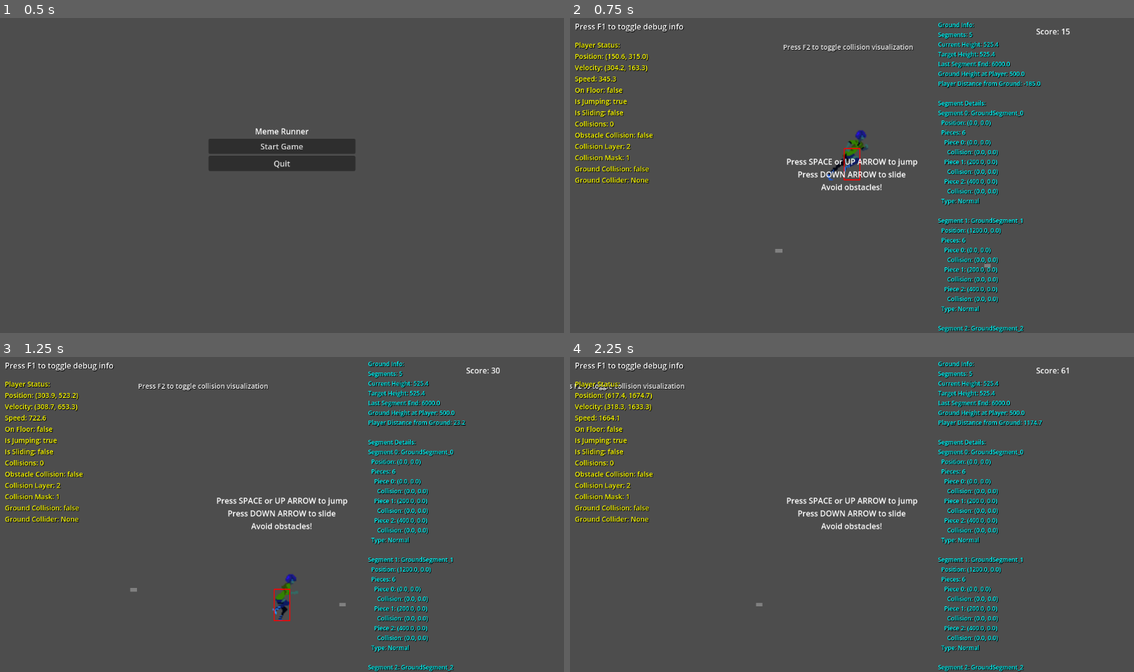
Above: before the commit, frames 1-4 (two rows, left to right).
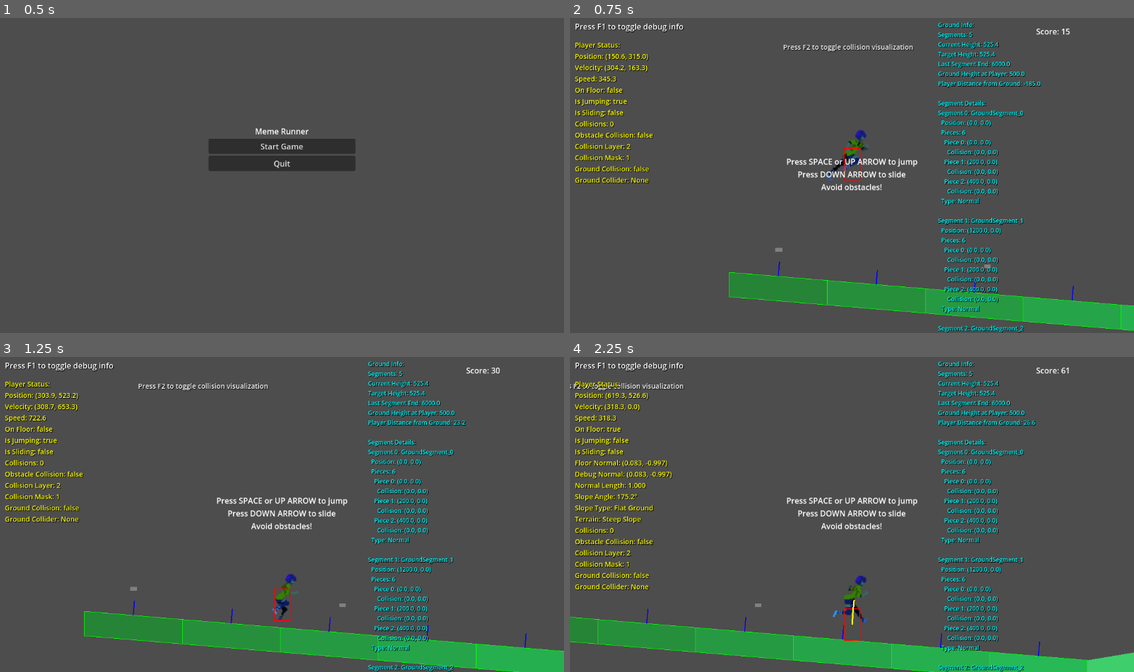
Above: after the commit, the same moments.

Repository: DeweyHur/meme_runner
Game: Godot game, scene res://scenes/MainMenu.tscn
Same seed, same stepped clock (60 frames per second), same inputs: the game is played once before the commit and once after it.
Inputs:
- Up to frame 1 (0.5 s): no input
- Up to frame 2 (0.75 s): click "Start Game" at 0.5 s
- Up to frame 3 (1.25 s): no input
- Up to frame 4 (2.25 s): tap Space (jump) at 1.25, 1.52, 2 s; hold Shift (slide) 1.28-2.03 s; hold Up (ui_up) from 1.28 s (still down); tap Shift (slide) at 2.1 s

Frame 1 is identical in both runs. In frame 2, 5.7% of the frame differs, in the area x 28-100%, y 72-100%; in frame 3, 6.8%; in frame 4, 10%, in the area x 0-100%, y 8-100%.

Commit message:
Fix ground generation: implement edge height precomputation for seamless connections
- Refactor ground segment creation to precompute N+1 edge heights for N pieces
- Each piece now uses exact left/right edge heights from precomputed array
- Eliminates all connection mismatches between adjacent ground pieces
- Add comprehensive rules to README to prevent future regressions
- Update validation to check actual polygon points from collision shapes
- Remove old prev/next/center height logic that caused gaps

This ensures piece N's right edge always matches piece N+1's left edge,
preventing player from falling through or getting stuck on ground seams.

Diff:
--- a/project.godot
+++ b/project.godot
@@ -19,11 +19,11 @@
 
 jump={
 "deadzone": 0.5,
-"events": [Object(InputEventKey,"resource_local_to_scene":fa …(171 unchanged characters)… _keycode":0,"key_label":0,"unicode":32,"echo":false,"script":null)
+"events": [Object(InputEventKey,"resource_local_to_scene":fa …(171 unchanged characters)… _keycode":0,"key_label":0,"unicode":32,"location":0,"echo":false,"script":null)
 ]
 }
 slide={
 "deadzone": 0.5,
-"events": [Object(InputEventKey,"resource_local_to_scene":fa …(175 unchanged characters)… l_keycode":0,"key_label":0,"unicode":0,"echo":false,"script":null)
+"events": [Object(InputEventKey,"resource_local_to_scene":fa …(175 unchanged characters)… l_keycode":0,"key_label":0,"unicode":0,"location":0,"echo":false,"script":null)
 ]
 }
--- a/scenes/Player.tscn
+++ b/scenes/Player.tscn
@@ -59,7 +59,7 @@
 sprite_frames = SubResource("SpriteFrames_jfpux")
 animation = &"run"
 autoplay = "run"
-frame_progress = 0.598475
+frame_progress = 0.923893
 
 [node name="Camera2D" type="Camera2D" parent="."]
 position_smoothing_enabled = true
--- a/scripts/CollisionVisualizer.gd
+++ b/scripts/CollisionVisualizer.gd
@@ -152,40 +152,39 @@
 		add_child(collision_line)
 		collision_lines.append(collision_line)
 
-		# Draw collision box
-		var points = []
-		if collision_shape.shape is RectangleShape2D:
-			var rect = collision_shape.shape as RectangleShape2D
-			var size = rect.size
-			var pos = segment_position + piece.position + collision_shape.position
-
-			# Create rectangle points
-			points = [
-				pos + Vector2(-size.x/2, -size.y/2),  # Top-left
-				pos + Vector2(size.x/2, -size.y/2),   # Top-right
-				pos + Vector2(size.x/2, size.y/2),    # Bottom-right
-				pos + Vector2(-size.x/2, size.y/2),   # Bottom-left
-				pos + Vector2(-size.x/2, -size.y/2)   # Back to start
-			]
-
+		# Draw collision polygon (ConvexPolygonShape2D)
+		if collision_shape.shape is ConvexPolygonShape2D:
+			var poly = collision_shape.shape as ConvexPolygonShape2D
+			var points = []
+			for p in poly.points:
+				points.append(segment_position + piece.position + collision_shape.position + p)
+			# Close the polygon
+			if points.size() > 0:
+				points.append(points[0])
 			collision_line.points = points
 
-			# Draw normal vector (pointing upward from top surface)
-			var normal_line = Line2D.new()
-			normal_line.width = 2.0
-			normal_line.default_color = Color.BLUE
-			normal_line.z_index = 51
-			add_child(normal_line)
-			normal_lines.append(normal_line)
+			# Draw normal at the center of the top edge (between first two points)
+			if points.size() >= 2:
+				var top_left = points[0]
+				var top_right = points[1]
+				var edge_center = (top_left + top_right) / 2.0
+				var edge_dir = (top_right - top_left).normalized()
+				var normal = Vector2(-edge_dir.y, edge_dir.x).normalized()  # Perpendicular
+				# Ensure normal points "upward" (away from ground)
+				if normal.y > 0:
+					normal = -normal
+				var normal_end = edge_center + normal * 30.0
 
-			var normal_start = pos + Vector2(0, -size.y/2)  # Top center of collision box
-			var normal_end = normal_start + Vector2(0, -30.0)  # 30 pixel upward normal
-
-			normal_line.points = [normal_start, normal_end]
-
-			# Add arrowhead to normal
-			var arrow_points = create_arrowhead(normal_start, normal_end, 8.0)
-			normal_line.points.append_array(arrow_points)
+				var normal_line = Line2D.new()
+				normal_line.width = 2.0
+				normal_line.default_color = Color.BLUE
+				normal_line.z_index = 51
+				add_child(normal_line)
+				normal_lines.append(normal_line)
+				normal_line.points = [edge_center, normal_end]
+				# Add arrowhead
+				var arrow_points = create_arrowhead(edge_center, normal_end, 8.0)
+				normal_line.points.append_array(arrow_points)
 
 func create_arrowhead(start: Vector2, end: Vector2, size: float) -> Array[Vector2]:
 	var direction = (end - start).normalized()
--- a/scripts/Player.gd
+++ b/scripts/Player.gd
@@ -53,11 +53,11 @@
 
 		# Check for 180 degree angle (floor normal pointing straight down)
 		if floor_normal.y < -0.99 and abs(floor_normal.x) < 0.1:
-			debug_info["slope_type"] = "180° Angle Detected"
-			debug_info["invalid_reason"] = "Floor normal pointing down: (%.3f, %.3f)" % [floor_normal.x, floor_normal.y]
-			print("180° angle detected! Floor normal: ", floor_normal)
-			# Force player to fall
-			velocity.y += gravity * 2.0
+			# This is actually flat ground, not a 180° angle
+			# The normal pointing down (-1, 0) is correct for flat ground
+			debug_info["slope_type"] = "Flat Ground"
+			debug_info["slope_angle"] = 0.0
+			# Don't force fall - this is normal behavior
 			return
 
 		# Validate floor normal to prevent invalid angles
@@ -69,18 +69,27 @@
 			return
 
 		# If we're on a slope (not flat ground)
-		if floor_normal.y > -0.9:  # Greater than -0.9 means we're on a slope
+		# Check if the normal has a significant X component (indicating slope)
+		if abs(floor_normal.x) > 0.1:  # Significant horizontal component means slope
 			# Calculate slope angle (use absolute value since normal is negative)
 			var slope_angle = acos(abs(floor_normal.y))
 			debug_info["slope_angle"] = slope_angle
 
 			# If slope is walkable (less than 45 degrees)
 			if slope_angle < 0.785398:  # 45 degrees in radians (PI/4)
+				# Calculate the slope direction (positive = uphill, negative = downhill)
+				var slope_direction = -floor_normal.x  # Negative because normal points away from surface
+
 				# Adjust velocity to move along the slope
-				var slope_velocity = velocity.x / cos(slope_angle)
-				velocity.y = -slope_velocity * sin(slope_angle)
+				# For uphill: reduce horizontal speed, add upward velocity
+				# For downhill: maintain horizontal speed, add downward velocity
+				if slope_direction > 0:  # Uphill
+					velocity.y = -velocity.x * slope_direction * 0.5
+				else:  # Downhill
+					velocity.y = -velocity.x * slope_direction * 0.3
+
 				debug_info["slope_type"] = "Walkable"
-				debug_info["slope_velocity"] = slope_velocity
+				debug_info["slope_direction"] = slope_direction
 			else:
 				# Too steep, slide down
 				velocity.y += gravity * 0.5
--- a/scripts/ProceduralGround.gd
+++ b/scripts/ProceduralGround.gd
@@ -191,153 +191,182 @@
 	var segment = Node2D.new()
 	segment.name = "GroundSegment_" + str(segments.size())
 
-	# Create multiple ground pieces for this segment
-	print("Creating %d ground pieces for segment..." % length)
+	# Precompute edge heights (N+1 for N pieces)
+	var edge_heights = []
+	for i in range(length + 1):
+		var progress = float(i) / float(length)
+		var edge_height = calculate_edge_height(progress, terrain_type)
+		edge_heights.append(edge_height)
+
+	# Create ground pieces using edge heights
 	for i in range(length):
-		var ground_piece = create_ground_piece(i, length, terrain_type)
+		var ground_piece = create_ground_piece_with_edges(i, length, terrain_type, edge_heights)
 		segment.add_child(ground_piece)
 		print("Added ground piece %d to segment" % i)
 
+	# Validate all piece connections after all pieces are created
+	for i in range(length):
+		var piece = segment.get_child(i)
+		if piece is StaticBody2D:
+			validate_piece_connection(piece, i, length, edge_heights[i], edge_heights[i+1])
+
 	segment.position = Vector2(last_segment_end, 0)
 	add_child(segment)
-
 	return segment
 
-func create_ground_piece(index: int, total_length: int, terrain_type: String) -> StaticBody2D:
+func calculate_edge_height(progress: float, terrain_type: String) -> float:
+	# Use your existing logic for terrain types, but with progress in [0,1]
+	match terrain_type:
+		"normal":
+			return lerp(float(current_height), float(target_height), smoothness * progress)
+		"uphill":
+			return lerp(float(current_height), float(target_height), progress)
+		"downhill":
+			return lerp(float(current_height), float(target_height), progress)
+		"hill":
+			var hill_factor = 4.0 * progress * (1.0 - progress)
+			return lerp(float(current_height), float(target_height), hill_factor)
+		"valley":
+			var valley_factor = 1.0 - 4.0 * progress * (1.0 - progress)
+			return lerp(float(current_height), float(target_height), valley_factor)
+		"plateau":
+			var plateau_factor = smoothstep(0.2, 0.8, progress)
+			return lerp(float(current_height), float(target_height), plateau_factor)
+		"bumpy":
+			var noise_factor = sin(progress * PI * 2.0) * 0.3
+			return lerp(float(current_height), float(target_height), smoothness * progress) + noise_factor * 30.0
+		_:
+			return lerp(float(current_height), float(target_height), smoothness * progress)
+
+func create_ground_piece_with_edges(index: int, total_length: int, terrain_type: String, edge_heights: Array) -> StaticBody2D:
 	var ground_piece = StaticBody2D.new()
 	ground_piece.name = "GroundPiece_" + str(index)
-
-	# Set collision layer and mask for ground detection
-	ground_piece.collision_layer = 1  # Layer 1 for ground
-	ground_piece.collision_mask = 0   # Don't detect other objects
-
-	# Calculate height for this piece based on terrain type
-	var piece_height = calculate_piece_height(index, total_length, terrain_type)
-
-	# Calculate heights for adjacent pieces to create smooth slopes
-	var prev_height = piece_height
-	var next_height = piece_height
-
-	if index > 0:
-		prev_height = calculate_piece_height(index - 1, total_length, terrain_type)
-	if index < total_length - 1:
-		next_height = calculate_piece_height(index + 1, total_length, terrain_type)
+	ground_piece.collision_layer = 1
+	ground_piece.collision_mask = 0
+
+	var left_height = edge_heights[index]
+	var right_height = edge_heights[index+1]
 
 	# Create sloped collision shape
 	var collision = CollisionShape2D.new()
-	var shape = create_sloped_collision_shape(prev_height, piece_height, next_height, index, total_length)
+	var shape = create_sloped_collision_shape(left_height, right_height, index, total_length)
 	collision.shape = shape
-	# Position collision shape to match the visual positioning
-	collision.position = Vector2(0, 0)  # Position at piece center
+	collision.position = Vector2(0, 0)
 	ground_piece.add_child(collision)
-	print("Created collision shape for piece %d with %d points" % [index, shape.points.size() if shape is ConvexPolygonShape2D else 0])
+	print("Created collision shape for piece %d with points: %s" % [index, str(shape.points) if shape is ConvexPolygonShape2D else "N/A"])
 
 	# Create visual representation
-	var visual = create_sloped_ground_visual(prev_height, piece_height, next_height, index, total_length, terrain_type)
+	var visual = create_sloped_ground_visual(left_height, right_height, index, total_length, terrain_type)
 	ground_piece.add_child(visual)
 
-	# Position the piece
 	ground_piece.position = Vector2(index * segment_width, 0)
-
-	# Validate piece connection
-	validate_piece_connection(ground_piece, index, total_length, prev_height, piece_height, next_height)
-
-	# Debug: print collision setup
-	print("Created ground piece %d at height %.1f, prev: %.1f, next: %.1f" % [index, piece_height, prev_height, next_height])
-
+	print("Created ground piece %d, left: %.2f, right: %.2f" % [index, left_height, right_height])
 	return ground_piece
 
-func create_sloped_collision_shape(prev_height: float, current_height: float, next_height: float, index: int, total_length: int) -> Shape2D:
-	# Create a sloped collision shape that connects smoothly with adjacent pieces
+func create_sloped_collision_shape(left_height: float, right_height: float, index: int, total_length: int) -> Shape2D:
 	var shape = ConvexPolygonShape2D.new()
-
-	# Calculate the four corners of the sloped piece
 	var left_x = -segment_width / 2
 	var right_x = segment_width / 2
-
-	# Calculate the height at the left and right edges of this piece
-	var left_height = current_height
-	var right_height = current_height
-
-	# For slopes, interpolate between adjacent pieces
-	if index > 0 and index < total_length - 1:
-		# This piece is between two others - create a slope
-		left_height = prev_height
-		right_height = next_height
-	elif index == 0 and total_length > 1:
-		# First piece - slope to next piece
-		right_height = next_height
-	elif index == total_length - 1 and total_length > 1:
-		# Last piece - slope from previous piece
-		left_height = prev_height
-
-	# Top corners - create the slope
-	var top_left_y = -left_height
-	var top_right_y = -right_height
-
-	# Bottom corners - extend downward by ground_height
-	var bottom_left_y = -left_height + ground_height
-	var bottom_right_y = -right_height + ground_height
-
-	# Create the polygon points (clockwise order)
+	var top_left_y = left_height
+	var top_right_y = right_height
+	var bottom_left_y = left_height + ground_height
+	var bottom_right_y = right_height + ground_height
 	var points = [
-		Vector2(left_x, top_left_y),      # Top-left
-		Vector2(right_x, top_right_y),    # Top-right
-		Vector2(right_x, bottom_right_y), # Bottom-right
-		Vector2(left_x, bottom_left_y)    # Bottom-left
+		Vector2(left_x, top_left_y),
+		Vector2(right_x, top_right_y),
+		Vector2(right_x, bottom_right_y),
+		Vector2(left_x, bottom_left_y)
 	]
-
 	shape.points = points
-	print("Created sloped collision shape with points: %s" % str(points))
 	return shape
 
-func validate_piece_connection(piece: StaticBody2D, index: int, total_length: int, prev_height: float, current_height: float, next_height: float):
-	# Validate that this piece connects properly with adjacent pieces
-	var tolerance = 1.0  # Allow 1 unit of tolerance
-
-	# Calculate the actual left and right heights of this piece
-	var left_height = current_height
-	var right_height = current_height
-
-	if index > 0 and index < total_length - 1:
-		left_height = prev_height
-		right_height = next_height
-	elif index == 0 and total_length > 1:
-		right_height = next_height
-	elif index == total_length - 1 and total_length > 1:
-		left_height = prev_height
-
-	# Check connection with previous piece (right edge of prev piece should match left edge of this piece)
+func create_sloped_ground_visual(left_height: float, right_height: float, index: int, total_length: int, terrain_type: String) -> Node2D:
+	var visual_container = Node2D.new()
+	var left_x = -segment_width / 2
+	var right_x = segment_width / 2
+	var top_left_y = left_height
+	var top_right_y = right_height
+	var bottom_left_y = left_height + ground_height
+	var bottom_right_y = right_height + ground_height
+	var points = [
+		Vector2(left_x, top_left_y),
+		Vector2(right_x, top_right_y),
+		Vector2(right_x, bottom_right_y),
+		Vector2(left_x, bottom_left_y)
+	]
+	var sloped_ground = Polygon2D.new()
+	sloped_ground.polygon = points
+	var avg_height = (left_height + right_height) / 2.0
+	var color = calculate_ground_color(avg_height, terrain_type)
+	sloped_ground.color = color
+	visual_container.add_child(sloped_ground)
+	add_terrain_details(visual_container, avg_height, terrain_type)
+	return visual_container
+
+func validate_piece_connection(piece: StaticBody2D, index: int, total_length: int, left_height: float, right_height: float):
+	var tolerance = 1.0
+	var collision_shape = null
+	for child in piece.get_children():
+		if child is CollisionShape2D:
+			collision_shape = child
+			break
+	if not collision_shape or not collision_shape.shape:
+		print("WARNING: Piece %d has no collision shape!" % index)
+		return
+	var points = []
+	if collision_shape.shape is ConvexPolygonShape2D:
+		var poly = collision_shape.shape as ConvexPolygonShape2D
+		points = poly.points
+		if poly.points.size() >= 4:
+			left_height = poly.points[0].y
+			right_height = poly.points[1].y
+		else:
+			print("WARNING: Piece %d has invalid polygon points!" % index)
+			return
+	else:
+		print("WARNING: Piece %d has non-polygon collision shape!" % index)
+		return
+	print("[DEBUG] Piece %d: left_height=%.2f, right_height=%.2f, points=%s" % [index, left_height, right_height, str(points)])
 	if index > 0:
-		var prev_right_height = prev_height
-		if index == 1:  # Previous piece is the first piece
-			prev_right_height = next_height  # Assuming next_height is the target for the first piece
-
-		var diff = abs(prev_right_height - left_height)
-		if diff > tolerance:
-			print("WARNING: Piece %d left edge (%.1f) doesn't match previous piece right edge (%.1f). Diff: %.1f" % [index, left_height, prev_right_height, diff])
-		else:
-			print("Piece %d connects properly with previous piece (diff: %.1f)" % [index, diff])
-
-	# Check connection with next piece (right edge of this piece should match left edge of next piece)
+		var prev_piece = piece.get_parent().get_child(index - 1)
+		if prev_piece and prev_piece is StaticBody2D:
+			var prev_collision_shape = null
+			for child in prev_piece.get_children():
+				if child is CollisionShape2D:
+					prev_collision_shape = child
+					break
+			if prev_collision_shape and prev_collision_shape.shape is ConvexPolygonShape2D:
+				var prev_poly = prev_collision_shape.shape as ConvexPolygonShape2D
+				if prev_poly.points.size() >= 2:
+					var prev_right_height = prev_poly.points[1].y
+					var diff = abs(prev_right_height - left_height)
+					print("[DEBUG] Piece %d: prev_piece right_edge=%.2f, this left_edge=%.2f, diff=%.2f" % [index, prev_right_height, left_height, diff])
+					if diff > tolerance:
+						print("WARNING: Piece %d left edge (%.2f) doesn't match previous piece right edge (%.2f). Diff: %.2f" % [index, left_height, prev_right_height, diff])
+					else:
+						print("Piece %d connects properly with previous piece (diff: %.2f)" % [index, diff])
 	if index < total_length - 1:
-		var next_left_height = next_height
-		if index == total_length - 2:  # Next piece is the last piece
-			next_left_height = prev_height  # Assuming prev_height is the source for the last piece
-
-		var diff = abs(right_height - next_left_height)
-		if diff > tolerance:
-			print("WARNING: Piece %d right edge (%.1f) doesn't match next piece left edge (%.1f). Diff: %.1f" % [index, right_height, next_left_height, diff])
-		else:
-			print("Piece %d connects properly with next piece (diff: %.1f)" % [index, diff])
-
-	# Calculate and validate the slope angle
-	if abs(right_height - left_height) > 0.1:  # If there's a slope
+		var next_piece = piece.get_parent().get_child(index + 1)
+		if next_piece and next_piece is StaticBody2D:
+			var next_collision_shape = null
+			for child in next_piece.get_children():
+				if child is CollisionShape2D:
+					next_collision_shape = child
+					break
+			if next_collision_shape and next_collision_shape.shape is ConvexPolygonShape2D:
+				var next_poly = next_collision_shape.shape as ConvexPolygonShape2D
+				if next_poly.points.size() >= 1:
+					var next_left_height = next_poly.points[0].y
+					var diff = abs(right_height - next_left_height)
+					print("[DEBUG] Piece %d: this right_edge=%.2f, next_piece left_edge=%.2f, diff=%.2f" % [index, right_height, next_left_height, diff])
+					if diff > tolerance:
+						print("WARNING: Piece %d right edge (%.2f) doesn't match next piece left edge (%.2f). Diff: %.2f" % [index, right_height, next_left_height, diff])
+					else:
+						print("Piece %d connects properly with next piece (diff: %.2f)" % [index, diff])
+	if abs(right_height - left_height) > 0.1:
 		var slope_angle = atan2(abs(right_height - left_height), segment_width)
 		var slope_degrees = slope_angle * 180.0 / PI
 		print("Piece %d slope: %.1f degrees (left: %.1f, right: %.1f)" % [index, slope_degrees, left_height, right_height])
-
-		# Validate that the slope is reasonable
 		if slope_degrees > 45.0:
 			print("WARNING: Piece %d has steep slope: %.1f degrees" % [index, slope_degrees])
 
@@ -371,58 +400,6 @@
 			return lerp(float(current_height), float(target_height), smoothness * progress) + noise_factor * 30.0
 		_:
 			return lerp(float(current_height), float(target_height), smoothness * progress)
-
-func create_sloped_ground_visual(prev_height: float, current_height: float, next_height: float, index: int, total_length: int, terrain_type: String) -> Node2D:
-	var visual_container = Node2D.new()
-
-	# Calculate the height at the left and right edges of this piece (same logic as collision)
-	var left_height = current_height
-	var right_height = current_height
-
-	if index > 0 and index < total_length - 1:
-		left_height = prev_height
-		right_height = next_height
-	elif index == 0 and total_length > 1:
-		right_height = next_height
-	elif index == total_length - 1 and total_length > 1:
-		left_height = prev_height
-
-	# Create sloped ground using Polygon2D
-	var sloped_ground = Polygon2D.new()
-
-	# Calculate the four corners of the sloped piece
-	var left_x = -segment_width / 2
-	var right_x = segment_width / 2
-
-	# Top corners - create the slope
-	var top_left_y = -left_height
-	var top_right_y = -right_height
-
-	# Bottom corners - extend downward by ground_height
-	var bottom_left_y = -left_height + ground_height
-	var bottom_right_y = -right_height + ground_height
-
-	# Create the polygon points (clockwise order)
-	var points = [
-		Vector2(left_x, top_left_y),      # Top-left
-		Vector2(right_x, top_right_y),    # Top-right
-		Vector2(right_x, bottom_right_y), # Bottom-right
-		Vector2(left_x, bottom_left_y)    # Bottom-left
-	]
-
-	sloped_ground.polygon = points
-
-	# Set color based on average height and terrain type
-	var avg_height = (left_height + right_height) / 2.0
-	var color = calculate_ground_color(avg_height, terrain_type)
-	sloped_ground.color = color
-
-	visual_container.add_child(sloped_ground)
-
-	# Add terrain-specific visual details at the center
-	add_terrain_details(visual_container, avg_height, terrain_type)
-
-	return visual_container
 
 func create_ground_visual(height: float, terrain_type: String) -> Node2D:
 	var visual_container = Node2D.new()
Not shown, changed: README.md
